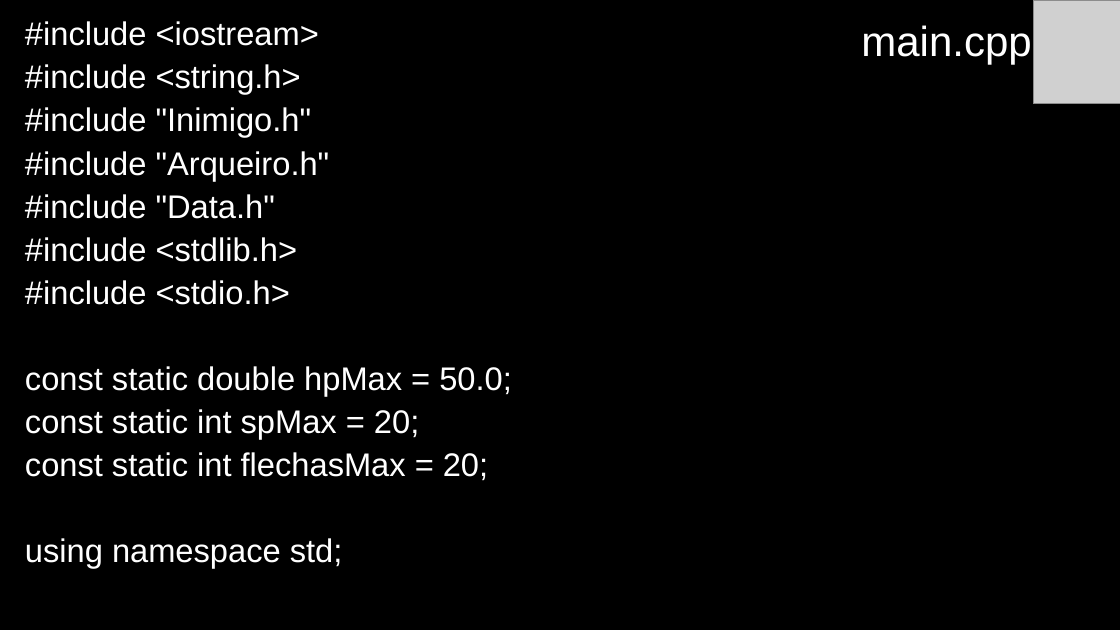
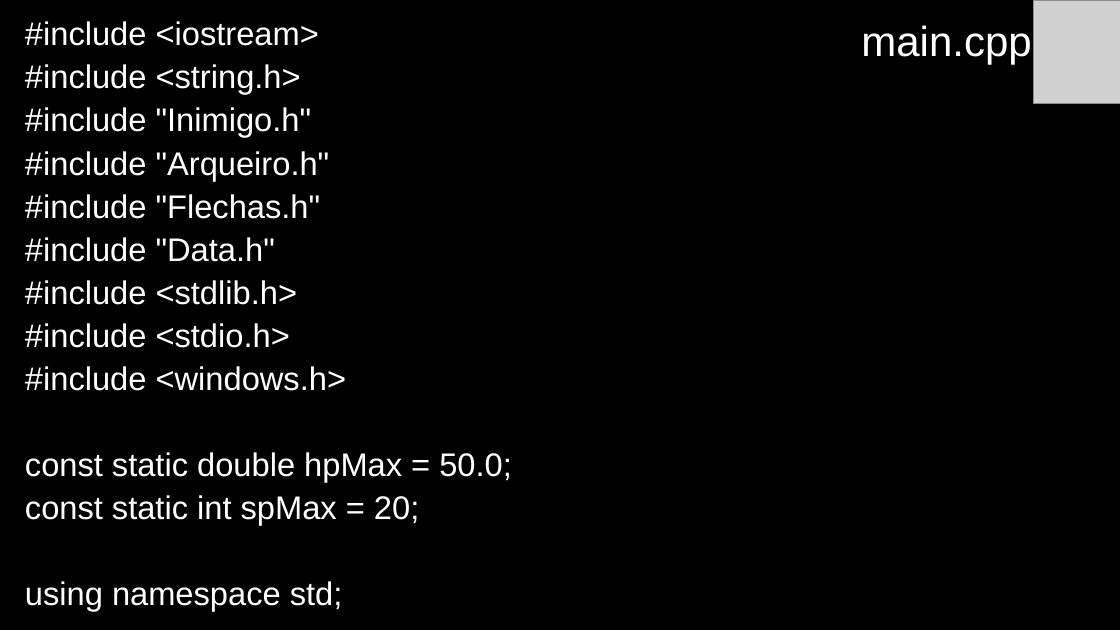
Before and after one commit to anaisabelamr/Arqueiro, a slide deck: slide 31 of Arqueiro/Arqueiro.pptx (slide 23 before the commit). Drawn at 1120x630 pixels with LibreOffice and Linux fonts; fonts in the diff are those of the drawing; grey boxes stand for pictures. Boxes give left, top, right and bottom in pixels: in the first picture for what was removed or moved away, otherwise in the second. Text is boxed around its words. In the diff, an @@ line names an element or a change of style, - is before the commit and + after.

Commit message:
Finalizada a classe Flecha

```diff
--- a/Arqueiro/Arqueiro.pptx
+++ b/Arqueiro/Arqueiro.pptx
@@ text at (x1=25, y1=194, x2=321, y2=219): paragraph added @@
+#include "Flechas.h"
@@ text at (x1=25, y1=366, x2=346, y2=391): paragraph added @@
+#include <windows.h>
@@ text at (x1=25, y1=452, x2=488, y2=481): paragraph removed @@
-const static int flechasMax = 20;
```
Also in this commit, not shown: 14 other slides changed, 8 slides added, 3 slides removed, 28 other files.
